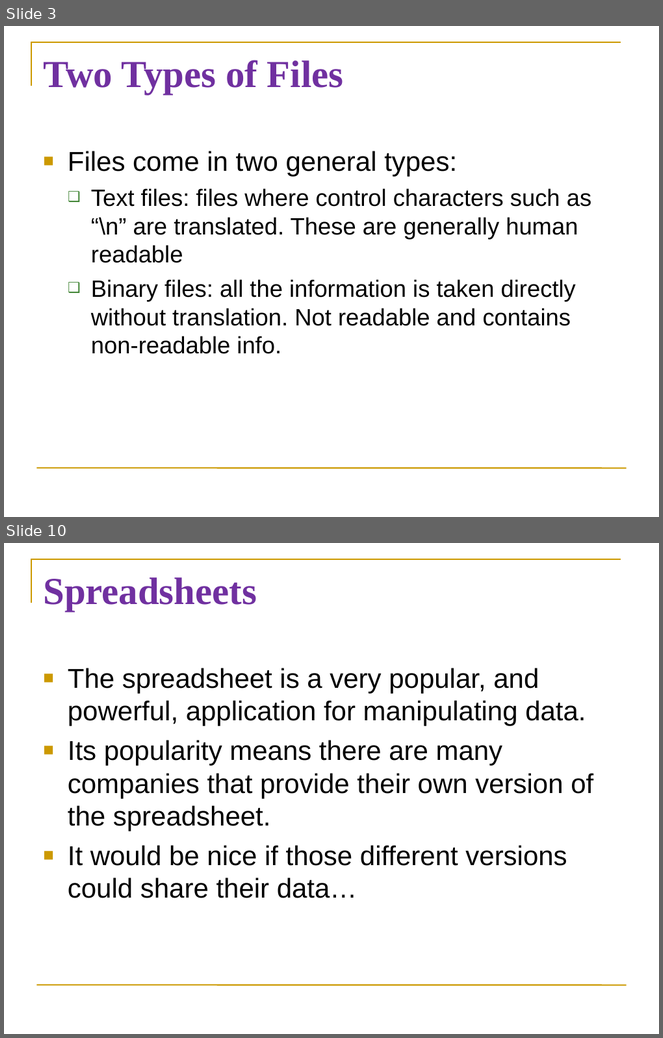
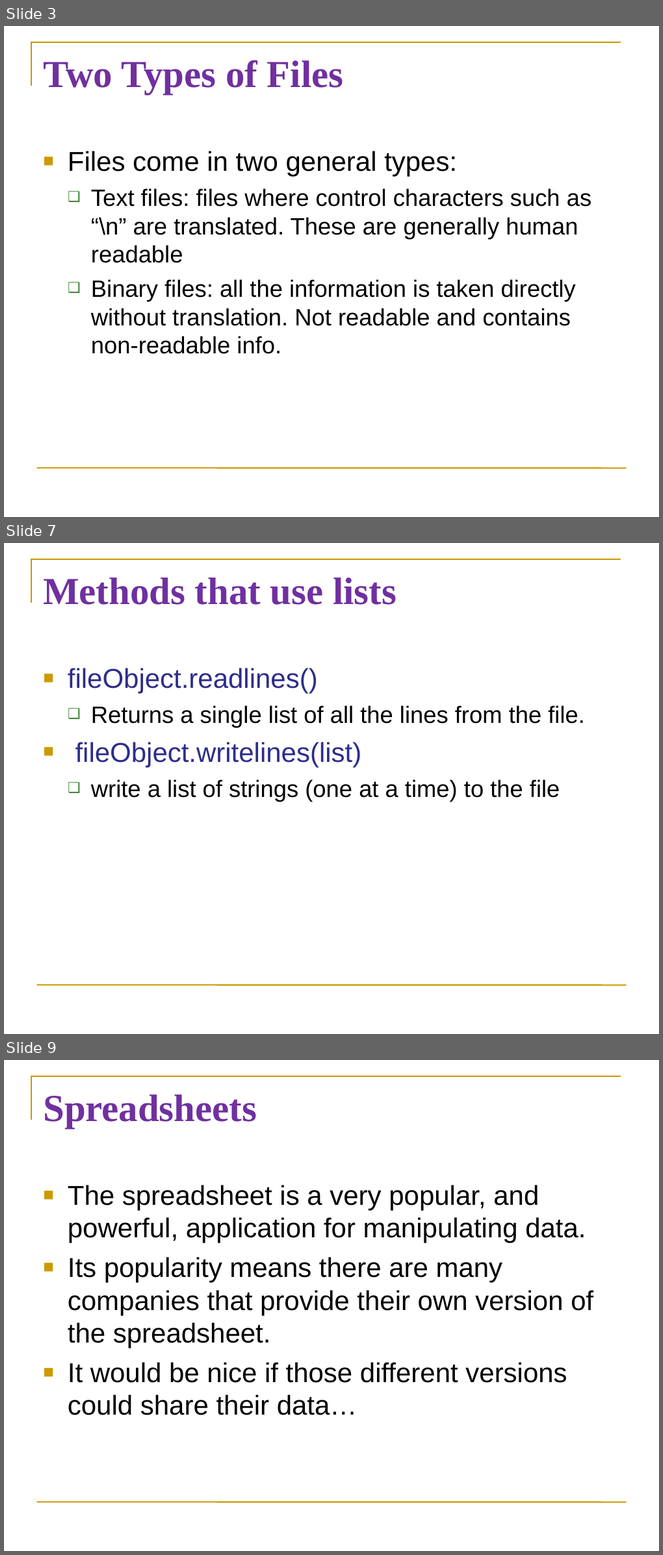
Before and after one commit to diesburg/teaching-intro-to-python-fall-2024, a slide deck: sessions/s22/s22.ppt. Shown one above the other, each under a label of ours: slides 3 and 10 before the commit, slides 3, 7 and 9 after it; the slides between them are not shown. The pictures are 663x1038 and 663x1555 pixels, drawn with LibreOffice and Linux fonts; fonts in the diff are those of the drawing. Boxes give left, top, right and bottom in pixels: in the first picture for what was removed or moved away, otherwise in the second. Text is boxed around its words. In the diff, an @@ line names an element or a change of style, - is before the commit and + after.

```diff
--- a/sessions/s22/s22.ppt
+++ b/sessions/s22/s22.ppt
@@ slide 7 added at bbox=[4, 543, 659, 1034], background #FFFFFF; not listed: 2 template elements that a slide beside it also shows @@
@@ title added at bbox=[43, 577, 397, 605], 42 pt, text #7030A0, bold @@
+Methods that use lists
@@ text added at bbox=[68, 668, 585, 802], 26 pt, text #000000 @@
+■ fileObject.readlines()
+  ❑ Returns a single list of all the lines from the file.
+■ fileObject.writelines(list)
+  ❑ write a list of strings (one at a time) to the file
@@ what was slide 10 is now slide 9 @@
```
Also in this commit, not shown: 4 slides changed, 1 other slide added, 3 slides removed, 4 other files.
